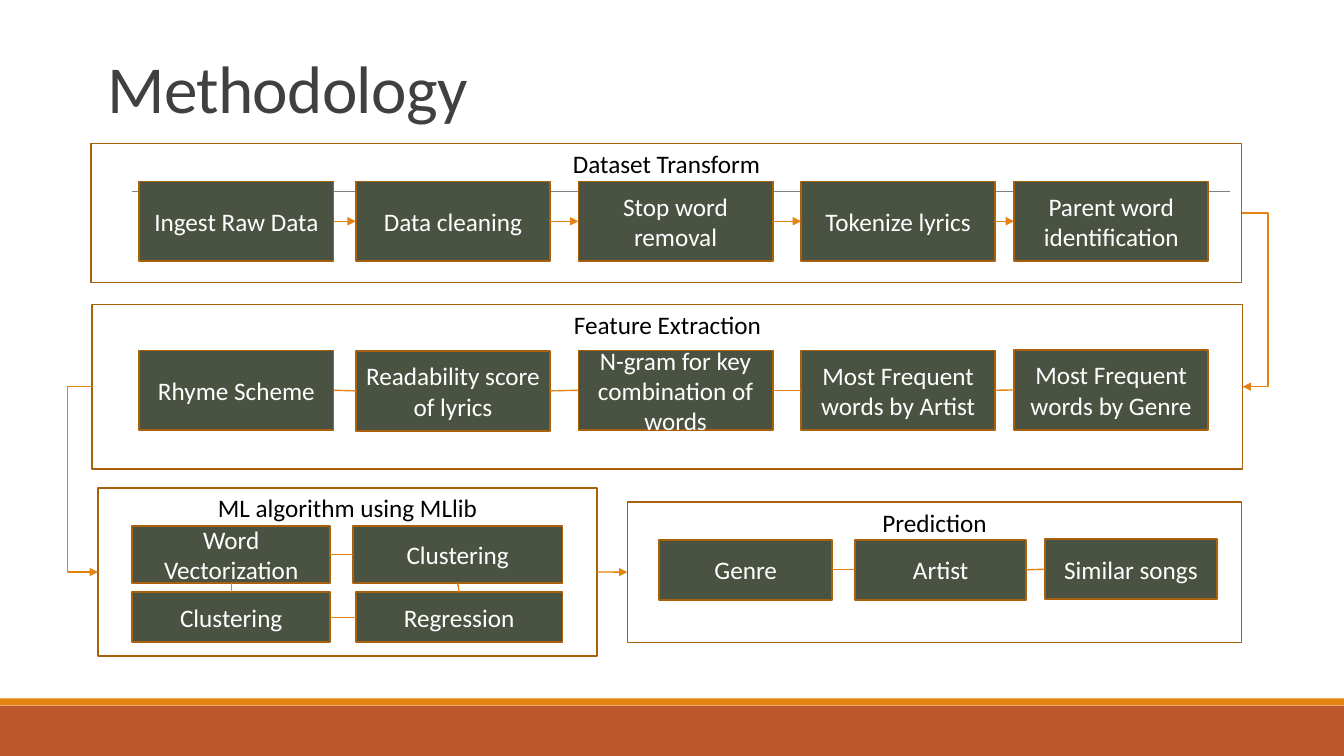
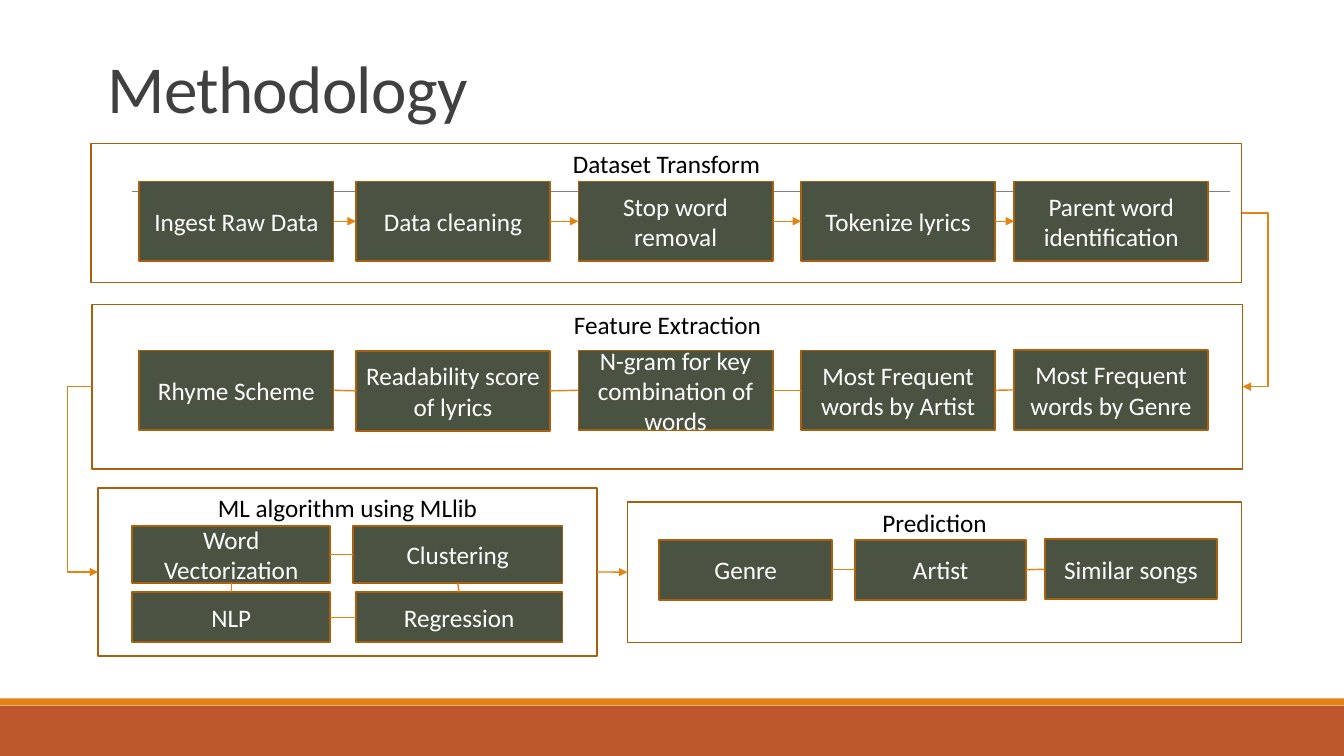
Before and after one commit to yingy4/csye7200-team2-spring2018, a slide deck: slide 3 of Genre Predictor from Lyrics.pptx. Drawn at 1344x756 pixels with LibreOffice and Linux fonts; fonts in the diff are those of the drawing. Boxes give left, top, right and bottom in pixels: in the first picture for what was removed or moved away, otherwise in the second. Text is boxed around its words. In the diff, an @@ line names an element or a change of style, - is before the commit and + after.

```diff
--- a/Genre Predictor from Lyrics.pptx
+++ b/Genre Predictor from Lyrics.pptx
@@ text in rectangle at (211,611,251,627): text changed @@
-Clustering
+NLP
```
Also in this commit, not shown: 3 other slides changed.
